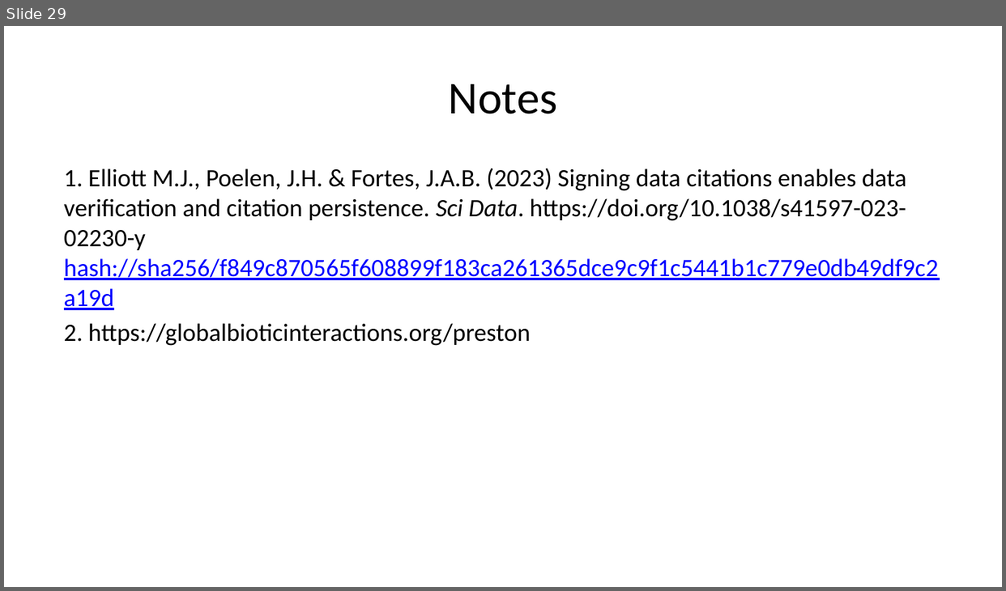
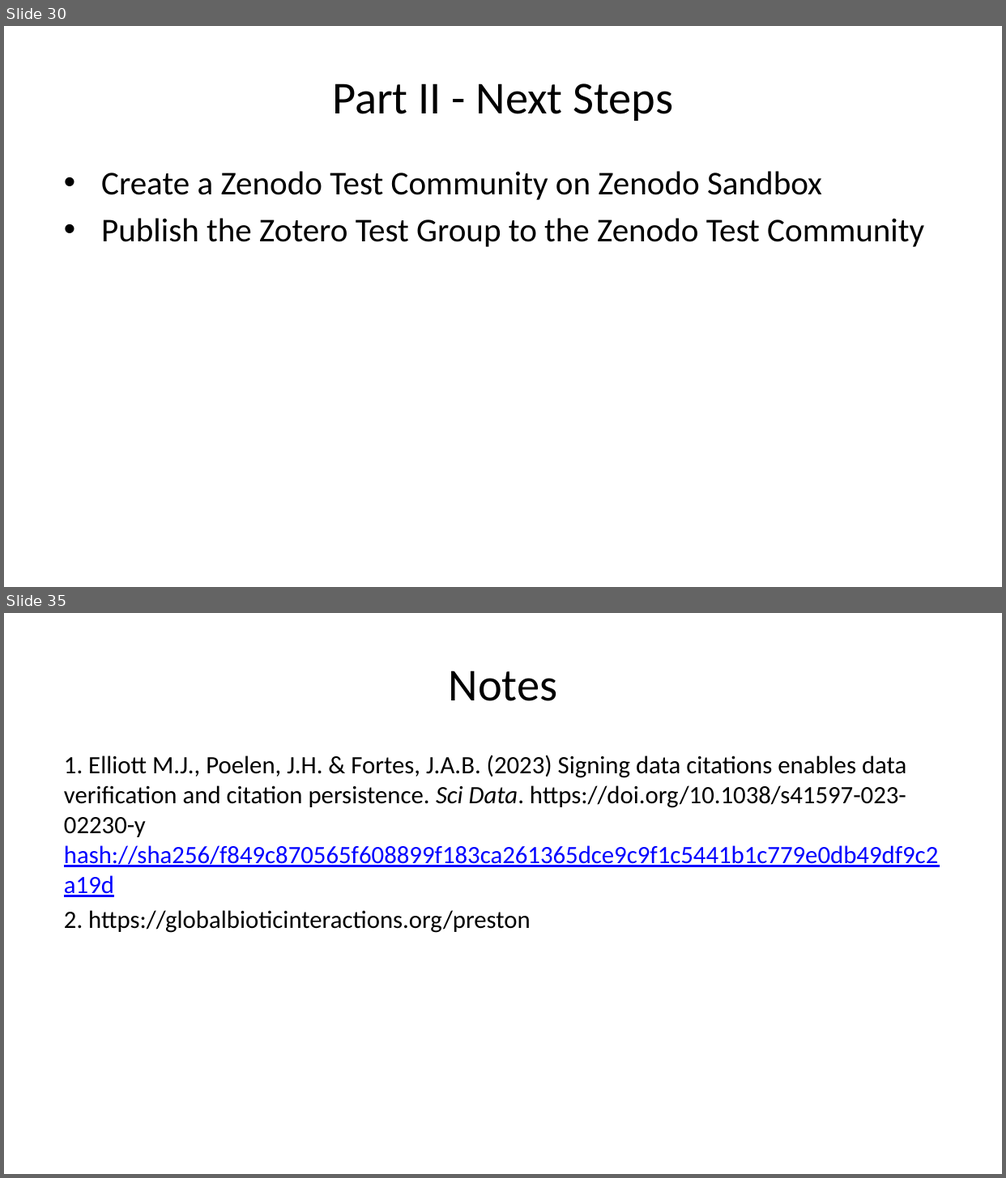
Before and after one commit to bat-literature/bat-literature.github.io, a slide deck: workshop.pptx. Shown one above the other, each under a label of ours: slide 29 before the commit, slides 30 and 35 after it; the slides between them are not shown. The pictures are 1006x591 and 1006x1178 pixels, drawn with LibreOffice and Linux fonts; fonts in the diff are those of the drawing. Boxes give left, top, right and bottom in pixels: in the first picture for what was removed or moved away, otherwise in the second. Text is boxed around its words. In the diff, an @@ line names an element or a change of style, - is before the commit and + after.

```diff
--- a/workshop.pptx
+++ b/workshop.pptx
@@ slide 30 added at (4, 26, 1002, 587), background #FFFFFF @@
@@ title added at (332, 84, 674, 121), 33 pt, text #000000 @@
+Part II - Next Steps
@@ text added at (101, 171, 924, 247), 24 pt, text #000000 @@
+• Create a Zenodo Test Community on Zenodo Sandbox
+• Publish the Zotero Test Group to the Zenodo Test Community
@@ what was slide 29 is now slide 35 @@
```
Also in this commit, not shown: 13 slides changed, 5 other slides added, 3 other files.
